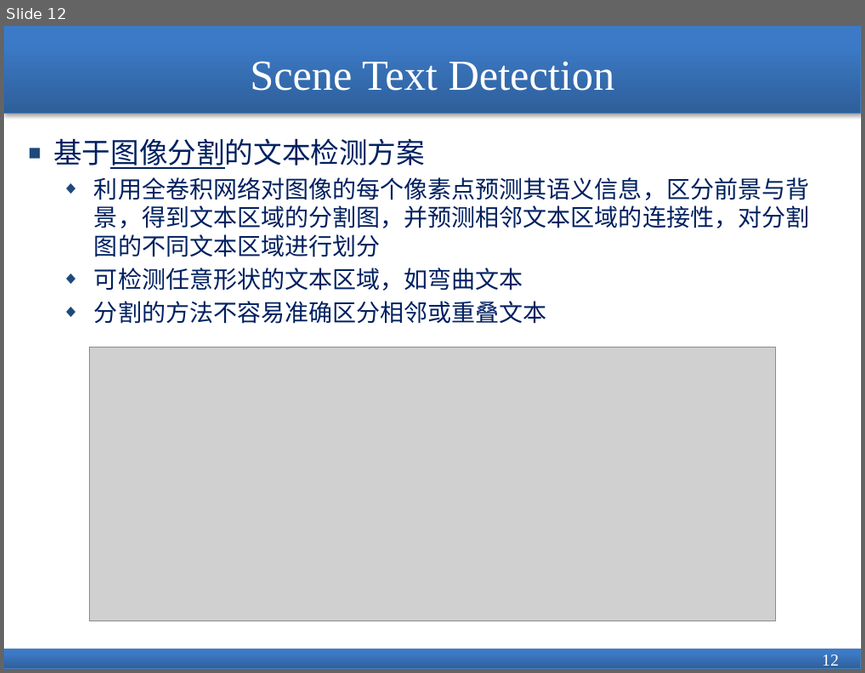
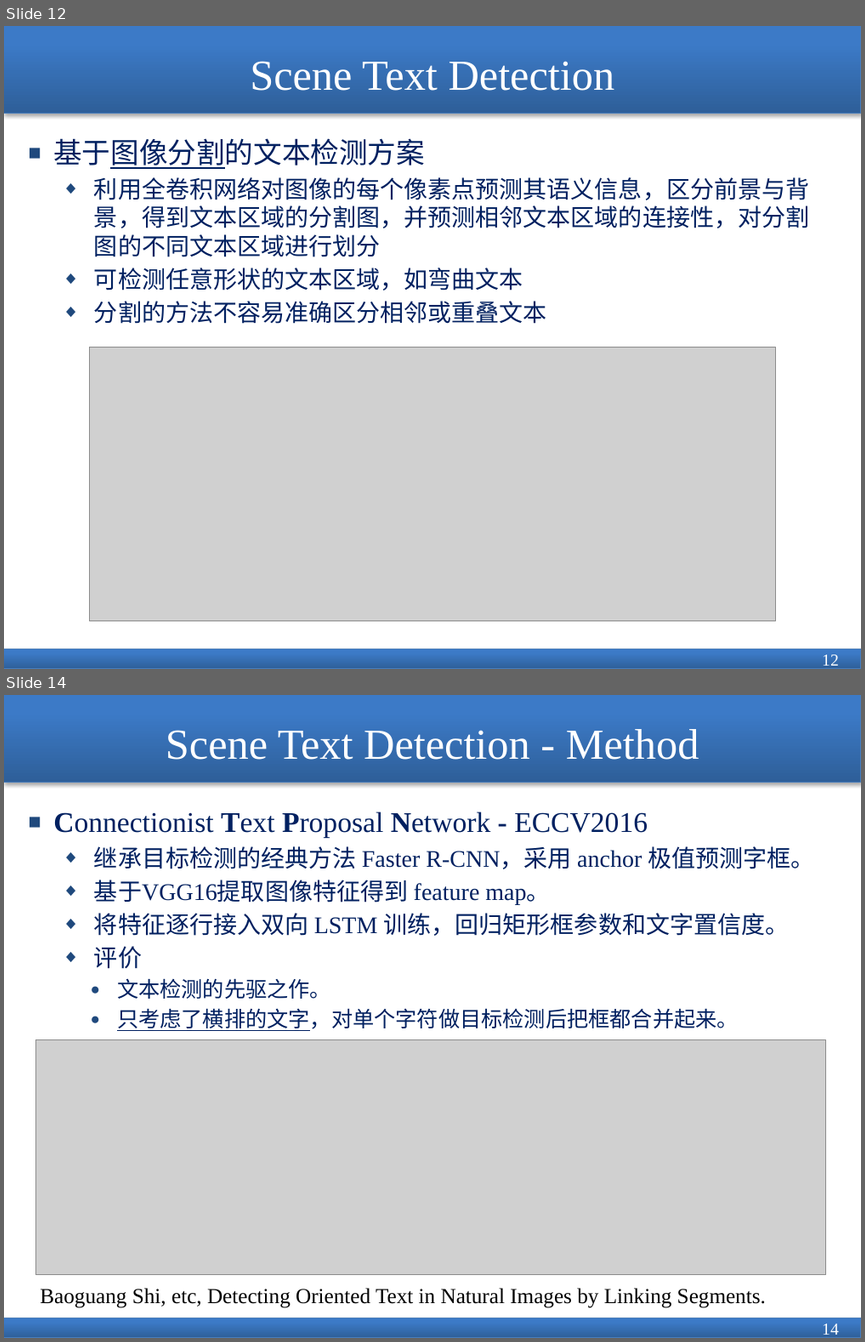
Before and after one commit to jiangshibiao/Paper-Learning, a slide deck: Document Analysis.pptx. Shown one above the other, each under a label of ours: slide 12 before the commit, slides 12 and 14 after it; the slides between them are not shown. The pictures are 865x673 and 865x1342 pixels, drawn with LibreOffice and Linux fonts; fonts in the diff are those of the drawing; grey boxes stand for pictures. Boxes give left, top, right and bottom in pixels: in the first picture for what was removed or moved away, otherwise in the second. Text is boxed around its words. In the diff, an @@ line names an element or a change of style, - is before the commit and + after.

```diff
--- a/Document Analysis.pptx
+++ b/Document Analysis.pptx
@@ slide 14 added at [4,695,861,1338], background #FFFFFF; not listed: 2 template elements that a slide beside it also shows @@
@@ title added at [166,729,699,760], 36 pt, text #FFFFFF @@
+Scene Text Detection - Method
@@ text added at [53,811,815,1031], 20 pt, text #002060 @@
+■ Connectionist Text Proposal Network - ECCV2016
+  ◆ 继承目标检测的经典方法 Faster R-CNN，采用 anchor 极值预测字框。
+  ◆ 基于VGG16提取图像特征得到 feature map。
+  ◆ 将特征逐行接入双向 LSTM 训练，回归矩形框参数和文字置信度。
+  ◆ 评价
+    ● 文本检测的先驱之作。
+    ● 只考虑了横排的文字，对单个字符做目标检测后把框都合并起来。
@@ picture added at [35,1040,826,1275] @@
@@ text added at [40,1287,766,1308], 18 pt, text #000000 @@
+Baoguang Shi, etc, Detecting Oriented Text in Natural Images by Linking Segments.
@@ page number added at [822,1323,839,1334], 14 pt, text #FFFFFF @@
+14
```
Also in this commit, not shown: 1 slide changed, 1 other slide added, 3 other files.
